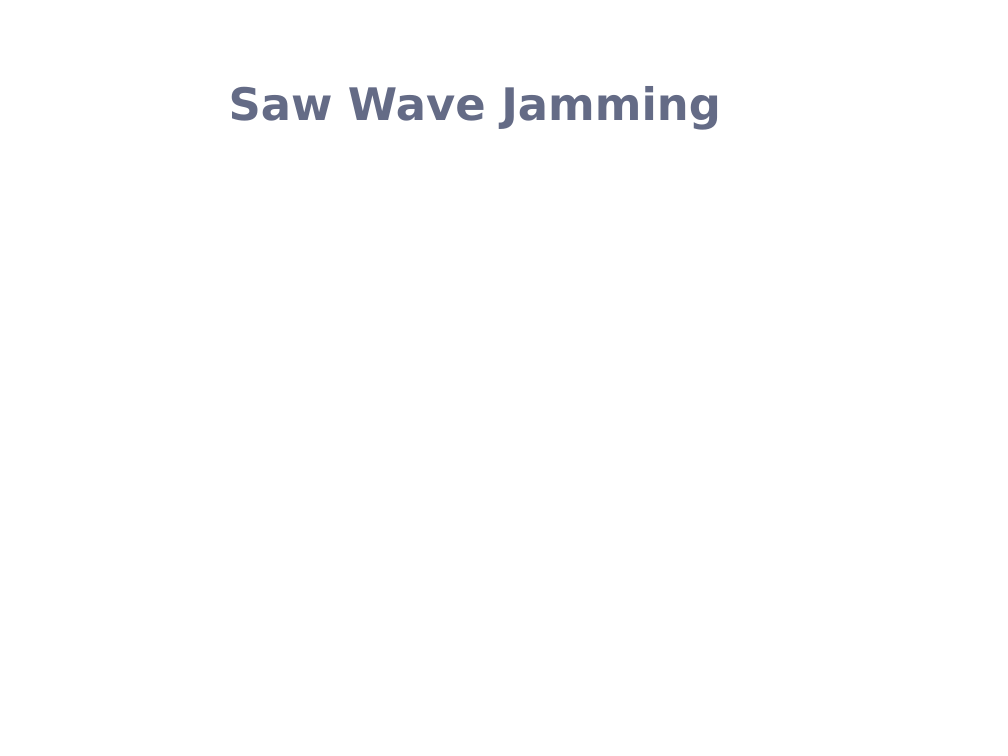
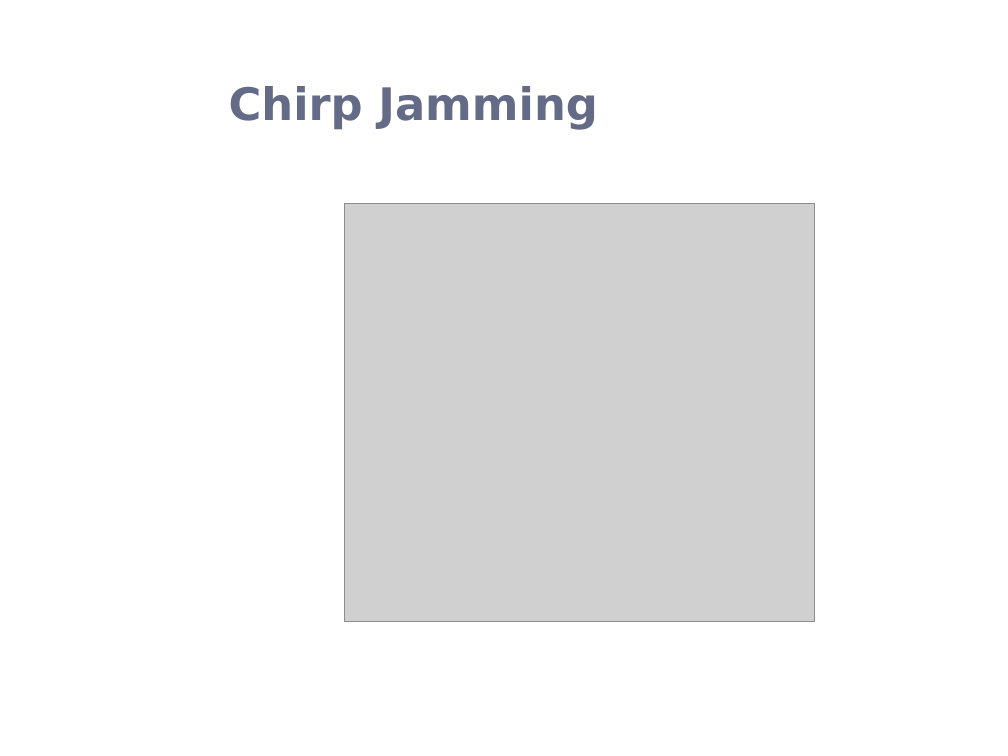
Before and after one commit to esayers/capstone-schwarz, a slide deck: slide 7 of Documentation/GPS Jamming Presentation.pptx (slide 8 before the commit). Drawn at 1008x756 pixels with LibreOffice and Linux fonts; fonts in the diff are those of the drawing; grey boxes stand for pictures; background and template pictures are left out. Boxes give left, top, right and bottom in pixels: in the first picture for what was removed or moved away, otherwise in the second. Text is boxed around its words. In the diff, an @@ line names an element or a change of style, - is before the commit and + after.

```diff
--- a/Documentation/GPS Jamming Presentation.pptx
+++ b/Documentation/GPS Jamming Presentation.pptx
@@ title at <box>229,86,598,130</box>: text changed @@
-Saw Wave Jamming
+Chirp Jamming
@@ picture added at <box>345,204,815,621</box> @@
```
Also in this commit, not shown: 5 other slides changed, 1 slide added, 1 slide removed, 2 other files.
